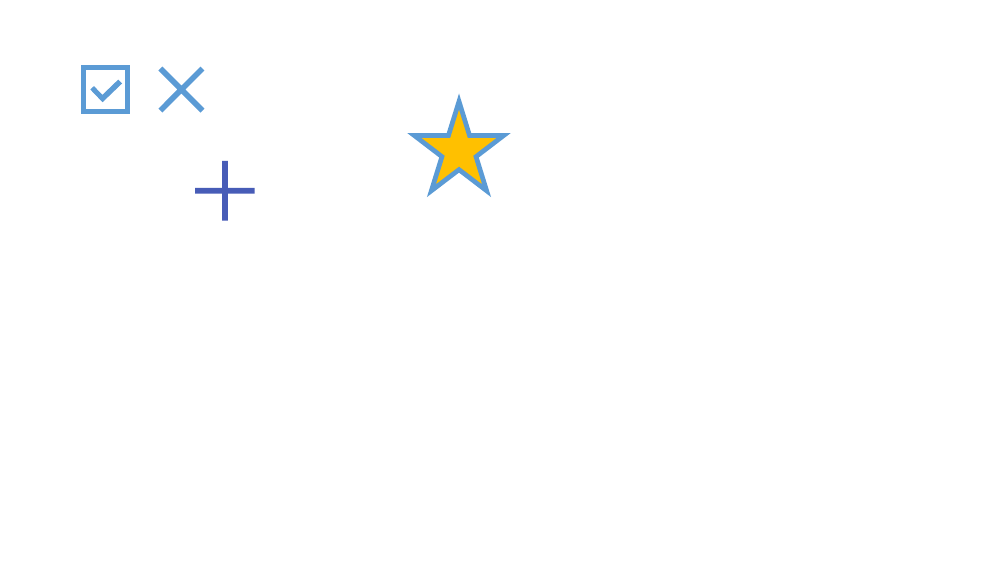
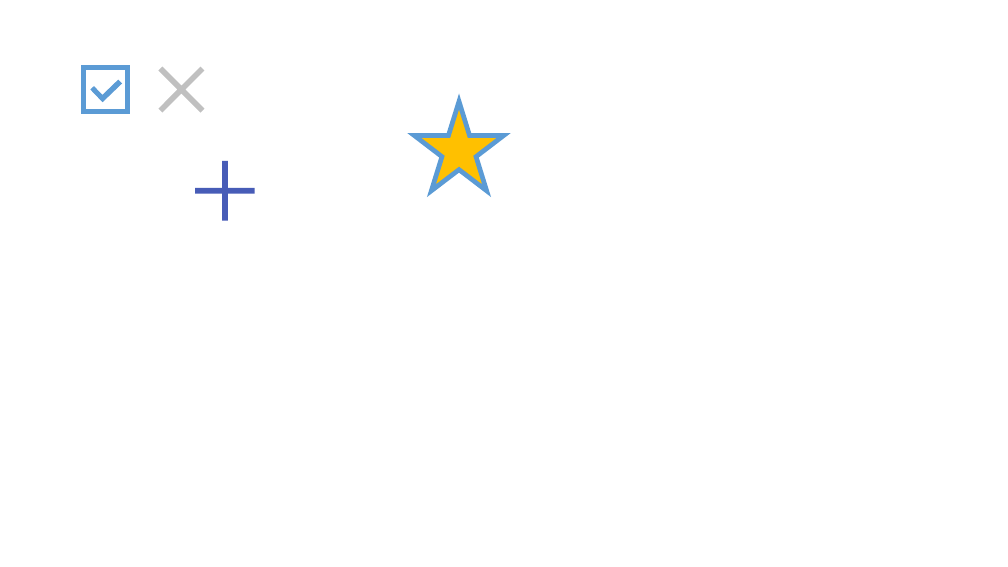
Before and after one commit to AnnaVondrukhova/split-the-check, a slide deck: slide 1 of pics/pics.pptx. Drawn at 1008x567 pixels with LibreOffice and Linux fonts; fonts in the diff are those of the drawing. Boxes give left, top, right and bottom in pixels: in the first picture for what was removed or moved away, otherwise in the second. Text is boxed around its words. In the diff, an @@ line names an element or a change of style, - is before the commit and + after.

```diff
--- a/pics/pics.pptx
+++ b/pics/pics.pptx
@@ plus at (140, 47, 224, 132): fill #5B9BD5 to #C0C0C0 @@
```
Also in this commit, not shown: 11 other files.
